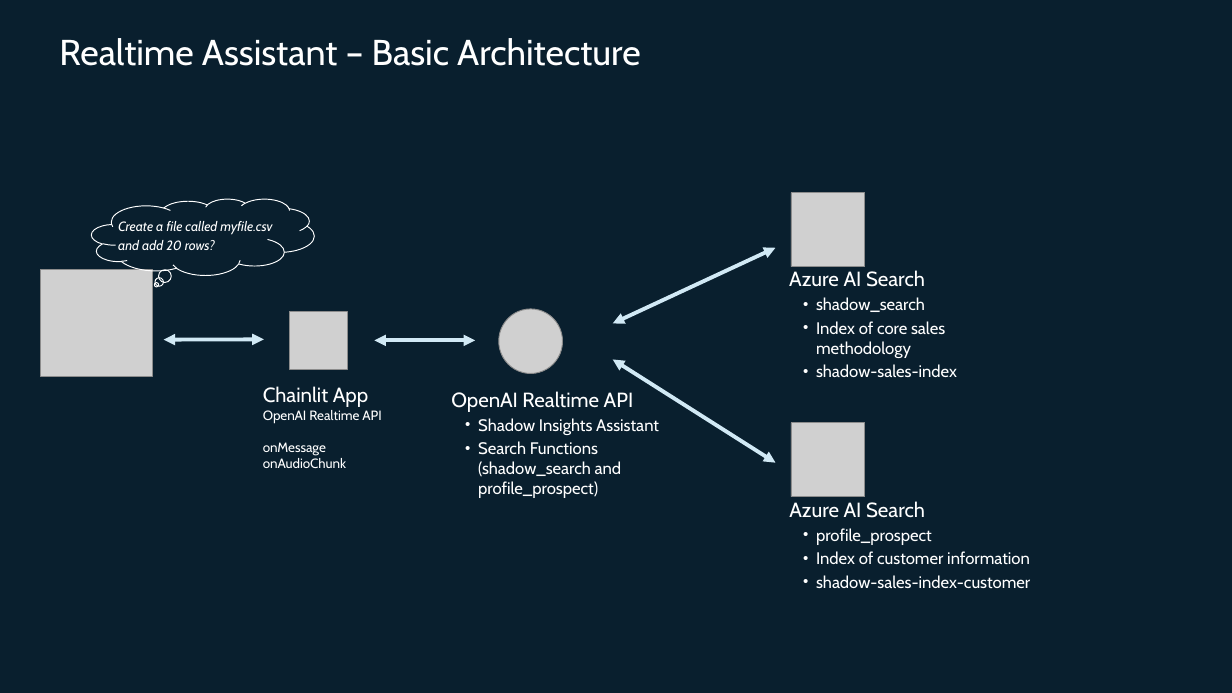
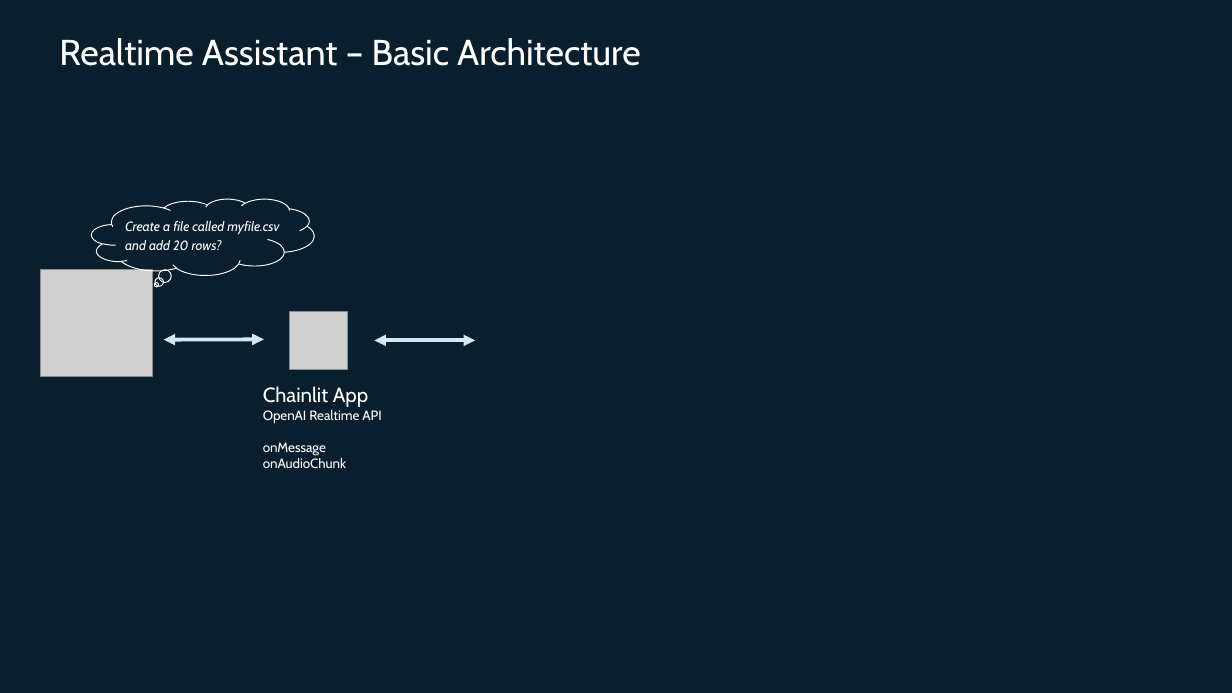
Before and after one commit to joelborellis/Realtime-Assistant-chainlit, a slide deck: slide 1 of Basic Architecture.pptx (slide 2 before the commit). Drawn at 1232x693 pixels with LibreOffice and Linux fonts; fonts in the diff are those of the drawing; grey boxes stand for pictures; background and template pictures are left out. Boxes give left, top, right and bottom in pixels: in the first picture for what was removed or moved away, otherwise in the second. Text is boxed around its words. In the diff, an @@ line names an element or a change of style, - is before the commit and + after.

```diff
--- a/Basic Architecture.pptx
+++ b/Basic Architecture.pptx
@@ picture removed at <box>791,193,865,267</box> @@
@@ text "Create a file called myfile.csv": place and size @@
-text "Create a file called myfile.csv" at <box>118,221,272,250</box>
+text "Create a file called myfile.csv" at <box>125,221,279,250</box>
@@ double arrow removed from (613, 323) to (775, 248) @@
@@ text removed at <box>789,270,957,377</box> @@
-Azure AI Search
-  • shadow_search
-  • Index of core sales methodology
-  • shadow-sales-index
@@ picture removed at <box>499,309,563,373</box> @@
@@ double arrow removed from (613, 360) to (775, 463) @@
@@ text removed at <box>451,391,659,498</box> @@
-OpenAI Realtime API
-  • Shadow Insights Assistant
-  • Search Functions (shadow_search and profile_prospect)
@@ picture removed at <box>791,422,865,496</box> @@
@@ text removed at <box>789,501,1030,589</box> @@
-Azure AI Search
-  • profile_prospect
-  • Index of customer information
-  • shadow-sales-index-customer
```
Also in this commit, not shown: 1 slide removed, 12 other files.
